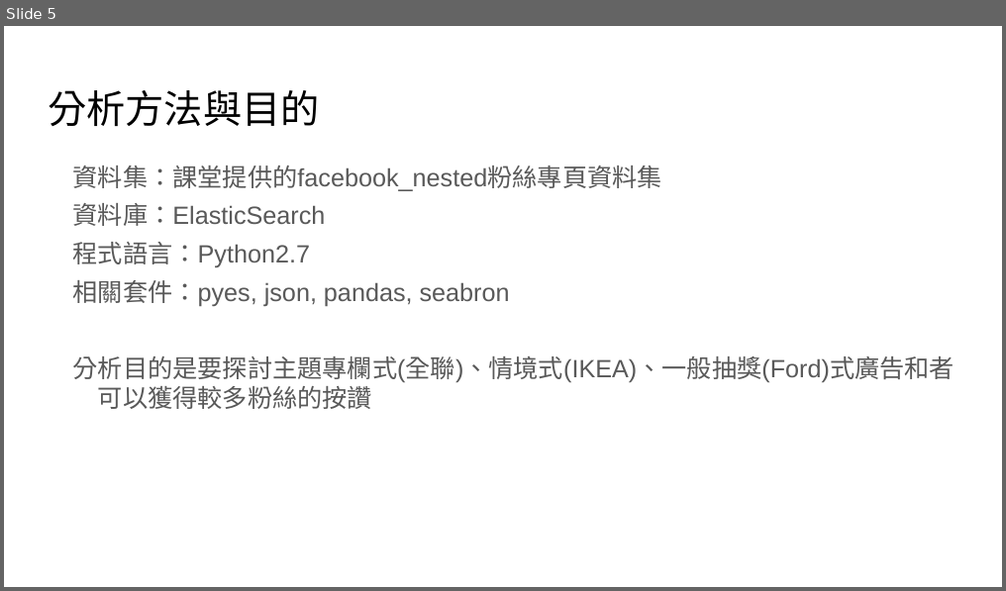
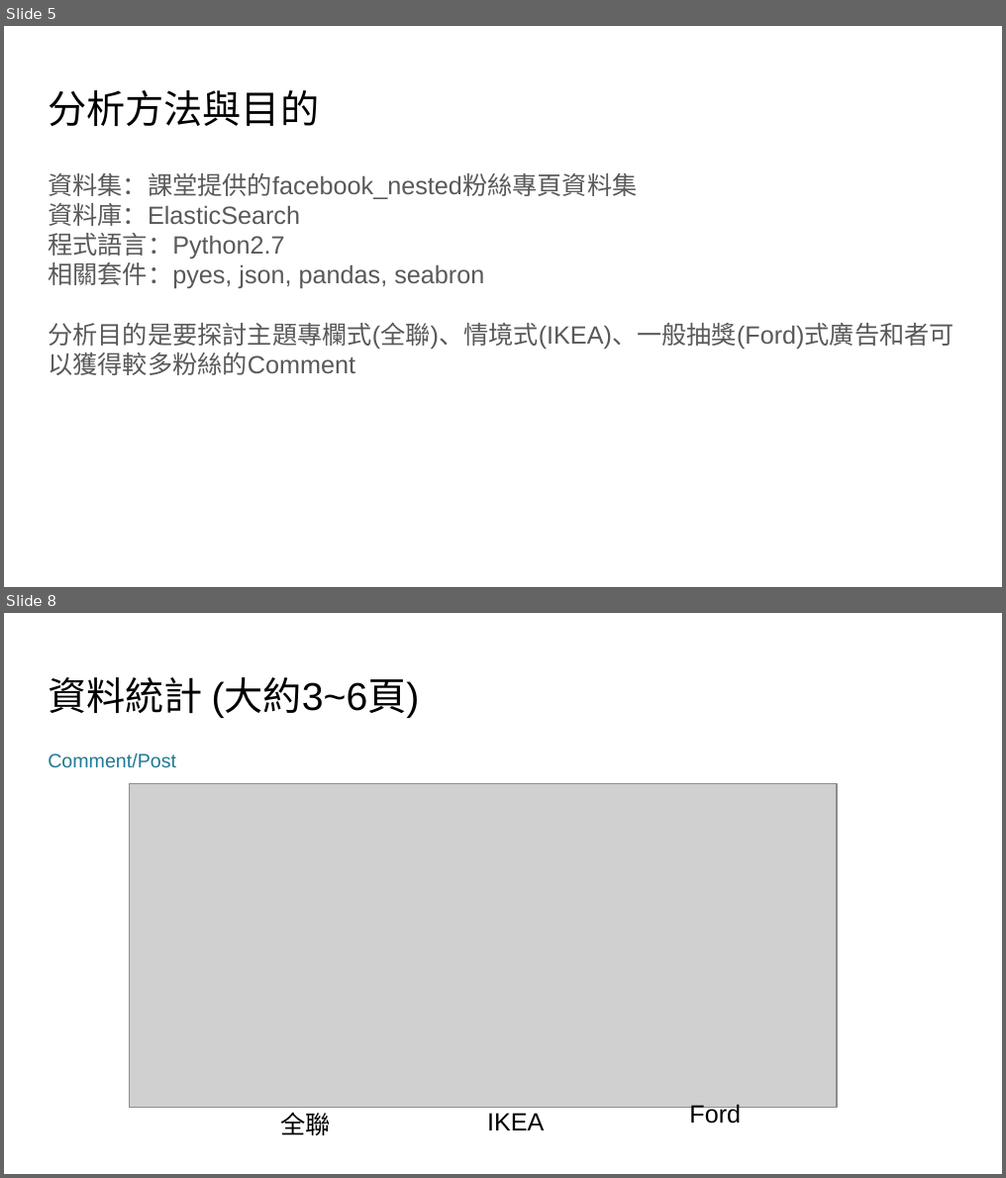
Before and after one commit to leadwort15027/SocialMedia_Final, a slide deck: Final_Project.pptx. Shown one above the other, each under a label of ours: slide 5 before the commit, slides 5 and 8 after it; the slides between them are not shown. The pictures are 1006x591 and 1006x1178 pixels, drawn with LibreOffice and Linux fonts; fonts in the diff are those of the drawing; grey boxes stand for pictures. Boxes give left, top, right and bottom in pixels: in the first picture for what was removed or moved away, otherwise in the second. Text is boxed around its words. In the diff, an @@ line names an element or a change of style, - is before the commit and + after.

```diff
--- a/Final_Project.pptx
+++ b/Final_Project.pptx
@@ slide 8 added at box(4, 613, 1002, 1174), background #FFFFFF @@
@@ text added at box(48, 677, 420, 718), 28 pt, text #000000 @@
+資料統計 (大約3~6頁)
@@ text added at box(48, 753, 176, 768), 14 pt, text #217A94 @@
+Comment/Post
@@ picture added at box(130, 783, 837, 1108) @@
@@ text added at box(281, 1112, 331, 1136), 18 pt, text #000000 @@
+全聯
@@ text added at box(487, 1113, 544, 1131), 18 pt, text #000000 @@
+IKEA
@@ text added at box(689, 1103, 741, 1124), 18 pt, text #000000 @@
+Ford
@@ slide 5 changed as well @@
@@ text "資料集：課堂提供的facebook_nested粉絲專頁資料集": place and size @@
-text "資料集：課堂提供的facebook_nested粉絲專頁資料集" at box(73, 166, 954, 409)
+text "資料集：課堂提供的facebook_nested粉絲專頁資料集" at box(48, 174, 954, 375)
@@ text at box(48, 174, 637, 288): indent changed; less space between paragraphs @@
@@ text at box(48, 322, 954, 375): text changed @@
-分析目的是要探討主題專欄式(全聯)、情境式(IKEA)、一般抽獎(Ford)式廣告和者可以獲得較多粉絲的按讚
+分析目的是要探討主題專欄式(全聯)、情境式(IKEA)、一般抽獎(Ford)式廣告和者可以獲得較多粉絲的Comment
```
Also in this commit, not shown: 6 other slides changed, 2 other slides added, 1 slide removed, 2 other files.
